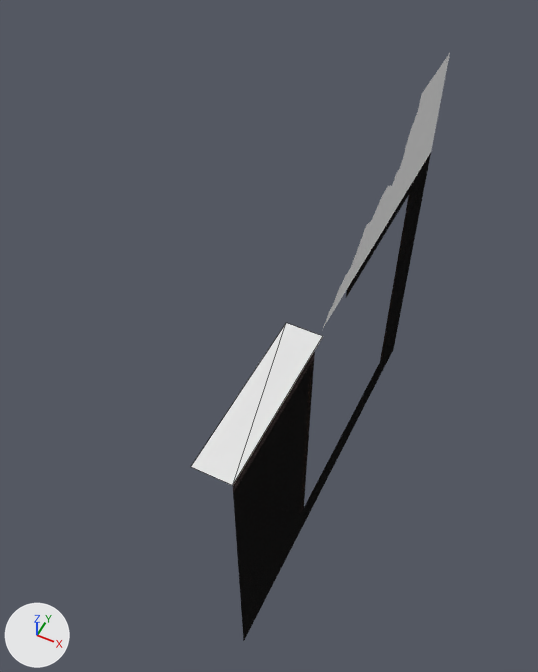
The Blender file assets/wasteland/groud.blend: old version first, new version second.
One viewpoint serves both versions: a 50 mm camera at (27.6, -70.2, 132.1) aimed at (-12.9, 10.9, 30.7). Arrows for +X, +Y and +Z are at lower left; the lights stay in place. The picture after the commit comes second. Mesh edges are drawn as thin lines on the coarser meshes.
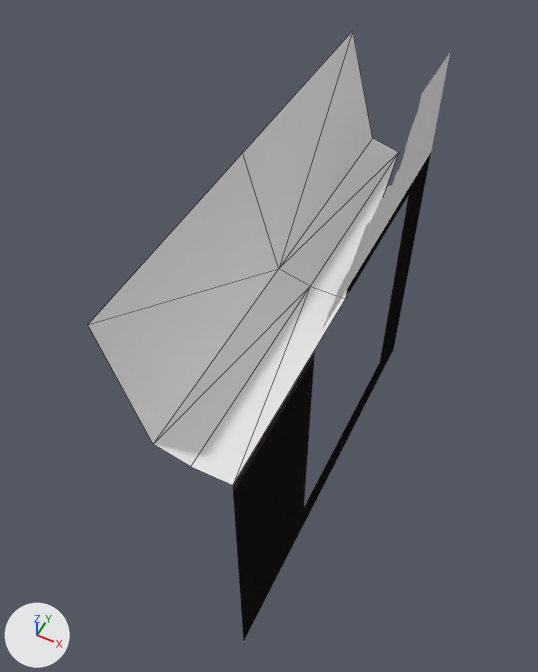
Pixel boxes (x1, y1, x2, y2) of what changed, in the pictures (538 x 672 px):
'Plane.002', reshaped
    before: (191, 323, 323, 485)
    after: (88, 31, 399, 485)

The edits, one by one:
me_plane_002 is used by ob_plane_002; location (1.0, -1.5, -1.0); rotation (-1.571, 0.0, -1.571), in degrees (-90, 0, -90).
me_plane_002 had 4 vertices, 2 faces and spanned x -3.0..26.0, y -48.0, z -6.3..0.0.
me_plane_002 now has 12 vertices, 6 faces, 1 loose edge and spans x -54.0..26.0, y -70.0..-48.0, z -18.0..0.0.
Part 1, on me_plane_002:
2 vertices are removed from x -3.0, y -48.0, z -6.3..0.0.
2 faces are deleted.
10 vertices are added at x -54.0..26.0, y -70.0..-48.0, z -18.0..0.0.
1 loose edge is added.
6 new faces join them.
